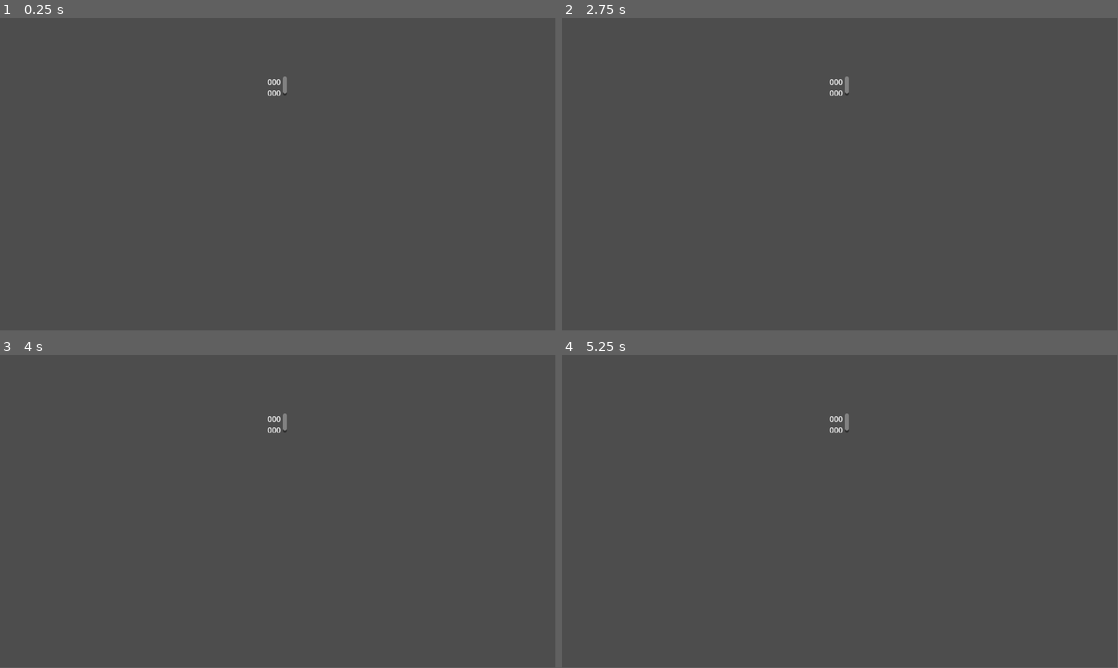
Above: before the commit, frames 1-4 (two rows, left to right).
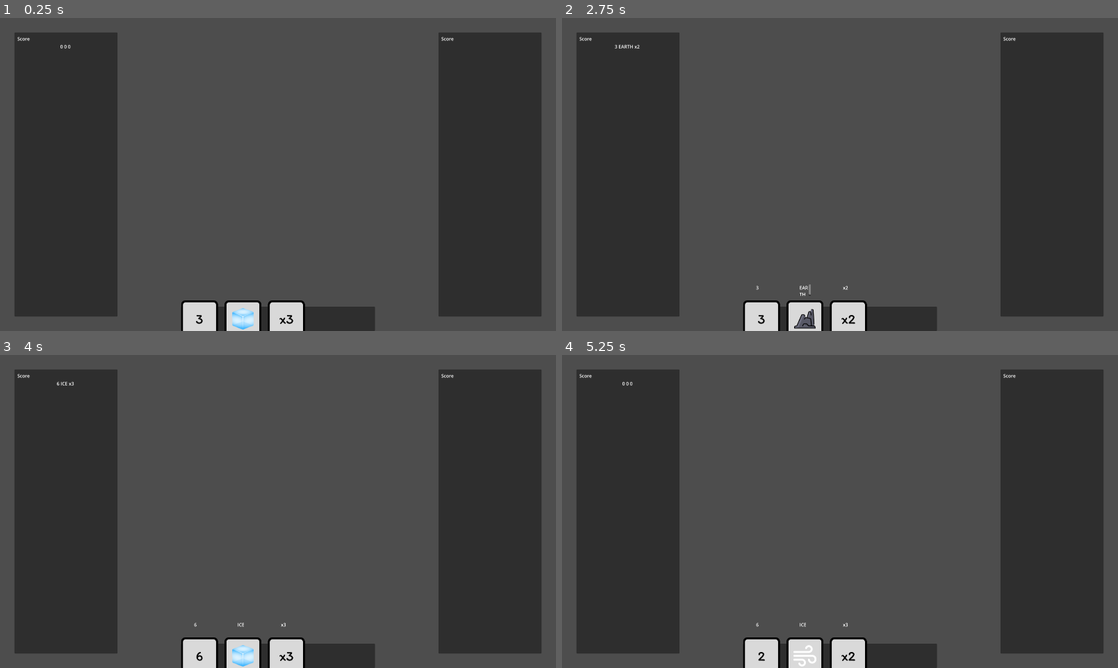
Above: after the commit, the same moments.

Repository: YosuaChrialMartono/game-development-game-jam
Game: Godot game, scene res://scenes/levels/Level.tscn
The game is run twice, just before and just after one commit, with the same random seed, the same clock (stepped at 60 frames per second) and the same inputs.
Inputs:
- Up to frame 1 (0.25 s): no input
- Up to frame 2 (2.75 s): tap Enter (ui_accept) at 0.5, 0.6, 0.77, 1.07, 1.25, 1.35, 1.52, 1.82, 2.1 s
- Up to frame 3 (4 s): tap Enter (ui_accept) at 2.85, 3.02, 3.32, 3.5, 3.6, 3.77 s
- Up to frame 4 (5.25 s): tap Enter (ui_accept) at 4.07, 4.25, 4.35, 4.52, 4.82, 5, 5.1 s
In our replay, the window is 799x449 before the commit and 800x450 after it. These sizes can differ from the game's own. Grey fills any space a smaller window leaves; there, only what the larger window draws over its background counts as a difference.

The runs differ from the first frame. In frame 1, 37% of the frame differs, in the area x 2-98%, y 4-100%; in frame 2, 37%; in frame 3, 37%; in frame 4, 37%.
Error before the commit: Invalid assignment of property or key 'dice_index' with value of type 'int' on a base object of type 'StaticBody2D'. (res://script/levels/level.gd:12)

Commit message:
Feat: Make window resizeable, add new layout to game, bind dice to bottom of screen

Diff:
--- a/project.godot
+++ b/project.godot
@@ -18,3 +18,11 @@
 [autoload]
 
 DiceGlobal="*res://script/dice_global.gd"
+
+[display]
+
+window/size/viewport_width=1920
+window/size/viewport_height=1080
+window/size/mode=2
+window/stretch/mode="viewport"
+window/stretch/aspect="expand"
--- a/scenes/characters/Dice.tscn
+++ b/scenes/characters/Dice.tscn
@@ -1,61 +1,62 @@
-[gd_scene load_steps=18 format=3 uid="uid://kd7d61atmfss"]
+[gd_scene load_steps=35 format=3 uid="uid://kd7d61atmfss"]
 
 [ext_resource type="Script" path="res://script/entities/dice.gd" id="1_euvij"]
-[ext_resource type="Texture2D" uid="uid://c0ldwt2tj180a" path="res://asset/Dice.png" id="2_cl5xw"]
-
-[sub_resource type="AtlasTexture" id="AtlasTexture_wf15q"]
-atlas = ExtResource("2_cl5xw")
+[ext_resource type="Texture2D" uid="uid://d1ksdop1g7qwp" path="res://asset/textures/Dice V1.png" id="2_7eweb"]
+[ext_resource type="Texture2D" uid="uid://0cktln1a8vig" path="res://asset/textures/Blank Dice.png" id="3_1pf5s"]
+
+[sub_resource type="AtlasTexture" id="AtlasTexture_r168r"]
+atlas = ExtResource("2_7eweb")
 region = Rect2(0, 0, 128, 128)
 
-[sub_resource type="AtlasTexture" id="AtlasTexture_uhsld"]
-atlas = ExtResource("2_cl5xw")
-region = Rect2(128, 0, 128, 128)
-
-[sub_resource type="AtlasTexture" id="AtlasTexture_k8qfm"]
-atlas = ExtResource("2_cl5xw")
-region = Rect2(0, 128, 128, 128)
-
-[sub_resource type="AtlasTexture" id="AtlasTexture_eu3f4"]
-atlas = ExtResource("2_cl5xw")
-region = Rect2(128, 128, 128, 128)
-
-[sub_resource type="AtlasTexture" id="AtlasTexture_8sqds"]
-atlas = ExtResource("2_cl5xw")
-region = Rect2(0, 256, 128, 128)
-
-[sub_resource type="AtlasTexture" id="AtlasTexture_ihkur"]
-atlas = ExtResource("2_cl5xw")
-region = Rect2(128, 256, 128, 128)
-
-[sub_resource type="AtlasTexture" id="AtlasTexture_lug2c"]
-atlas = ExtResource("2_cl5xw")
+[sub_resource type="AtlasTexture" id="AtlasTexture_sry5g"]
+atlas = ExtResource("2_7eweb")
+region = Rect2(131, 0, 128, 128)
+
+[sub_resource type="AtlasTexture" id="AtlasTexture_e3wyy"]
+atlas = ExtResource("2_7eweb")
+region = Rect2(262, 0, 128, 128)
+
+[sub_resource type="AtlasTexture" id="AtlasTexture_6gk7l"]
+atlas = ExtResource("2_7eweb")
+region = Rect2(393, 0, 128, 128)
+
+[sub_resource type="AtlasTexture" id="AtlasTexture_4xaiv"]
+atlas = ExtResource("2_7eweb")
+region = Rect2(524, 0, 128, 128)
+
+[sub_resource type="AtlasTexture" id="AtlasTexture_peodq"]
+atlas = ExtResource("2_7eweb")
+region = Rect2(655, 0, 128, 128)
+
+[sub_resource type="AtlasTexture" id="AtlasTexture_hi51s"]
+atlas = ExtResource("2_7eweb")
 region = Rect2(0, 0, 128, 128)
 
-[sub_resource type="AtlasTexture" id="AtlasTexture_86j3l"]
-atlas = ExtResource("2_cl5xw")
-region = Rect2(128, 0, 128, 128)
-
-[sub_resource type="AtlasTexture" id="AtlasTexture_1qy1f"]
-atlas = ExtResource("2_cl5xw")
-region = Rect2(0, 128, 128, 128)
-
-[sub_resource type="AtlasTexture" id="AtlasTexture_du7mg"]
-atlas = ExtResource("2_cl5xw")
-region = Rect2(128, 128, 128, 128)
-
-[sub_resource type="AtlasTexture" id="AtlasTexture_3pavb"]
-atlas = ExtResource("2_cl5xw")
-region = Rect2(0, 256, 128, 128)
-
-[sub_resource type="AtlasTexture" id="AtlasTexture_bgrdw"]
-atlas = ExtResource("2_cl5xw")
-region = Rect2(128, 256, 128, 128)
+[sub_resource type="AtlasTexture" id="AtlasTexture_mwjkk"]
+atlas = ExtResource("2_7eweb")
+region = Rect2(131, 0, 128, 128)
+
+[sub_resource type="AtlasTexture" id="AtlasTexture_8nd7a"]
+atlas = ExtResource("2_7eweb")
+region = Rect2(262, 0, 128, 128)
+
+[sub_resource type="AtlasTexture" id="AtlasTexture_bhqwp"]
+atlas = ExtResource("2_7eweb")
+region = Rect2(393, 0, 128, 128)
+
+[sub_resource type="AtlasTexture" id="AtlasTexture_s7582"]
+atlas = ExtResource("2_7eweb")
+region = Rect2(524, 0, 128, 128)
+
+[sub_resource type="AtlasTexture" id="AtlasTexture_y08ey"]
+atlas = ExtResource("2_7eweb")
+region = Rect2(655, 0, 128, 128)
 
 [sub_resource type="SpriteFrames" id="SpriteFrames_monup"]
 animations = [{
 "frames": [{
 "duration": 1.0,
-"texture": SubResource("AtlasTexture_wf15q")
+"texture": SubResource("AtlasTexture_r168r")
 }],
 "loop": true,
 "name": &"1",
@@ -63,7 +64,7 @@
 }, {
 "frames": [{
 "duration": 1.0,
-"texture": SubResource("AtlasTexture_uhsld")
+"texture": SubResource("AtlasTexture_sry5g")
 }],
 "loop": true,
 "name": &"2",
@@ -71,7 +72,7 @@
 }, {
 "frames": [{
 "duration": 1.0,
-"texture": SubResource("AtlasTexture_k8qfm")
+"texture": SubResource("AtlasTexture_e3wyy")
 }],
 "loop": true,
 "name": &"3",
@@ -79,7 +80,7 @@
 }, {
 "frames": [{
 "duration": 1.0,
-"texture": SubResource("AtlasTexture_eu3f4")
+"texture": SubResource("AtlasTexture_6gk7l")
 }],
 "loop": true,
 "name": &"4",
@@ -87,7 +88,7 @@
 }, {
 "frames": [{
 "duration": 1.0,
-"texture": SubResource("AtlasTexture_8sqds")
+"texture": SubResource("AtlasTexture_4xaiv")
 }],
 "loop": true,
 "name": &"5",
@@ -95,7 +96,7 @@
 }, {
 "frames": [{
 "duration": 1.0,
-"texture": SubResource("AtlasTexture_ihkur")
+"texture": SubResource("AtlasTexture_peodq")
 }],
 "loop": true,
 "name": &"6",
@@ -103,40 +104,205 @@
 }, {
 "frames": [{
 "duration": 1.0,
-"texture": SubResource("AtlasTexture_lug2c")
-}, {
-"duration": 1.0,
-"texture": SubResource("AtlasTexture_86j3l")
-}, {
-"duration": 1.0,
-"texture": SubResource("AtlasTexture_1qy1f")
-}, {
-"duration": 1.0,
-"texture": SubResource("AtlasTexture_du7mg")
-}, {
-"duration": 1.0,
-"texture": SubResource("AtlasTexture_3pavb")
-}, {
-"duration": 1.0,
-"texture": SubResource("AtlasTexture_bgrdw")
+"texture": SubResource("AtlasTexture_hi51s")
+}, {
+"duration": 1.0,
+"texture": SubResource("AtlasTexture_mwjkk")
+}, {
+"duration": 1.0,
+"texture": SubResource("AtlasTexture_8nd7a")
+}, {
+"duration": 1.0,
+"texture": SubResource("AtlasTexture_bhqwp")
+}, {
+"duration": 1.0,
+"texture": SubResource("AtlasTexture_s7582")
+}, {
+"duration": 1.0,
+"texture": SubResource("AtlasTexture_y08ey")
 }],
 "loop": true,
 "name": &"default",
 "speed": 15.0
 }]
 
+[sub_resource type="AtlasTexture" id="AtlasTexture_1gwaf"]
+atlas = ExtResource("2_7eweb")
+region = Rect2(131, 131, 128, 128)
+
+[sub_resource type="AtlasTexture" id="AtlasTexture_n8q8v"]
+atlas = ExtResource("2_7eweb")
+region = Rect2(393, 131, 128, 128)
+
+[sub_resource type="AtlasTexture" id="AtlasTexture_va3bl"]
+atlas = ExtResource("2_7eweb")
+region = Rect2(655, 131, 128, 128)
+
+[sub_resource type="AtlasTexture" id="AtlasTexture_xtw54"]
+atlas = ExtResource("2_7eweb")
+region = Rect2(131, 131, 128, 128)
+
+[sub_resource type="AtlasTexture" id="AtlasTexture_c30d1"]
+atlas = ExtResource("2_7eweb")
+region = Rect2(393, 131, 128, 128)
+
+[sub_resource type="AtlasTexture" id="AtlasTexture_k40fk"]
+atlas = ExtResource("2_7eweb")
+region = Rect2(655, 131, 128, 128)
+
+[sub_resource type="SpriteFrames" id="SpriteFrames_nc7w0"]
+animations = [{
+"frames": [{
+"duration": 1.0,
+"texture": SubResource("AtlasTexture_1gwaf")
+}, {
+"duration": 1.0,
+"texture": SubResource("AtlasTexture_n8q8v")
+}, {
+"duration": 1.0,
+"texture": SubResource("AtlasTexture_va3bl")
+}],
+"loop": true,
+"name": &"default",
+"speed": 10.0
+}, {
+"frames": [{
+"duration": 1.0,
+"texture": SubResource("AtlasTexture_xtw54")
+}],
+"loop": false,
+"name": &"x1.5",
+"speed": 5.0
+}, {
+"frames": [{
+"duration": 1.0,
+"texture": SubResource("AtlasTexture_c30d1")
+}],
+"loop": true,
+"name": &"x2",
+"speed": 5.0
+}, {
+"frames": [{
+"duration": 1.0,
+"texture": SubResource("AtlasTexture_k40fk")
+}],
+"loop": true,
+"name": &"x3",
+"speed": 5.0
+}]
+
+[sub_resource type="AtlasTexture" id="AtlasTexture_wx1ti"]
+atlas = ExtResource("2_7eweb")
+region = Rect2(131, 262, 128, 128)
+
+[sub_resource type="AtlasTexture" id="AtlasTexture_mdmj6"]
+atlas = ExtResource("2_7eweb")
+region = Rect2(393, 262, 128, 128)
+
+[sub_resource type="AtlasTexture" id="AtlasTexture_uer88"]
+atlas = ExtResource("2_7eweb")
+region = Rect2(0, 262, 128, 128)
+
+[sub_resource type="AtlasTexture" id="AtlasTexture_txego"]
+atlas = ExtResource("2_7eweb")
+region = Rect2(262, 262, 128, 128)
+
+[sub_resource type="AtlasTexture" id="AtlasTexture_dubvv"]
+atlas = ExtResource("2_7eweb")
+region = Rect2(0, 262, 128, 128)
+
+[sub_resource type="AtlasTexture" id="AtlasTexture_t5sl4"]
+atlas = ExtResource("2_7eweb")
+region = Rect2(131, 262, 128, 128)
+
+[sub_resource type="AtlasTexture" id="AtlasTexture_8nfyd"]
+atlas = ExtResource("2_7eweb")
+region = Rect2(262, 262, 128, 128)
+
+[sub_resource type="AtlasTexture" id="AtlasTexture_h8857"]
+atlas = ExtResource("2_7eweb")
+region = Rect2(393, 262, 128, 128)
+
+[sub_resource type="SpriteFrames" id="SpriteFrames_r718c"]
+animations = [{
+"frames": [{
+"duration": 1.0,
+"texture": SubResource("AtlasTexture_wx1ti")
+}],
+"loop": true,
+"name": &"AIR",
+"speed": 5.0
+}, {
+"frames": [{
+"duration": 1.0,
+"texture": SubResource("AtlasTexture_mdmj6")
+}],
+"loop": true,
+"name": &"EARTH",
+"speed": 5.0
+}, {
+"frames": [{
+"duration": 1.0,
+"texture": SubResource("AtlasTexture_uer88")
+}],
+"loop": false,
+"name": &"FIRE",
+"speed": 5.0
+}, {
+"frames": [{
+"duration": 1.0,
+"texture": SubResource("AtlasTexture_txego")
+}],
+"loop": true,
+"name": &"ICE",
+"speed": 5.0
+}, {
+"frames": [{
+"duration": 1.0,
+"texture": SubResource("AtlasTexture_dubvv")
+}, {
+"duration": 1.0,
+"texture": SubResource("AtlasTexture_t5sl4")
+}, {
+"duration": 1.0,
+"texture": SubResource("AtlasTexture_8nfyd")
+}, {
+"duration": 1.0,
+"texture": SubResource("AtlasTexture_h8857")
+}],
+"loop": true,
+"name": &"default",
+"speed": 15.0
+}]
+
 [sub_resource type="RectangleShape2D" id="RectangleShape2D_dvlxd"]
 size = Vector2(128, 128)
 
 [sub_resource type="SystemFont" id="SystemFont_prs81"]
 font_names = PackedStringArray("Helvetica Rounded")
+subpixel_positioning = 0
 
 [node name="Dice" type="StaticBody2D"]
 script = ExtResource("1_euvij")
 
-[node name="AnimatedSprite2D" type="AnimatedSprite2D" parent="."]
+[node name="BlankSprite" type="Sprite2D" parent="."]
+texture = ExtResource("3_1pf5s")
+
+[node name="NumberDiceSprite" type="AnimatedSprite2D" parent="."]
+visible = false
 sprite_frames = SubResource("SpriteFrames_monup")
-animation = &"1"
+frame = 2
+frame_progress = 0.904792
+
+[node name="MultiplierDiceSprite" type="AnimatedSprite2D" parent="."]
+visible = false
+sprite_frames = SubResource("SpriteFrames_nc7w0")
+animation = &"x3"
+
+[node name="ElementalDiceSprite" type="AnimatedSprite2D" parent="."]
+visible = false
+sprite_frames = SubResource("SpriteFrames_r718c")
+animation = &"ICE"
 
 [node name="CollisionShape2D" type="CollisionShape2D" parent="."]
 position = Vector2(0.5, 0)
--- a/scenes/levels/Level.tscn
+++ b/scenes/levels/Level.tscn
@@ -1,28 +1,109 @@
-[gd_scene load_steps=3 format=3 uid="uid://brg5dfwudp3c7"]
+[gd_scene load_steps=2 format=3 uid="uid://brg5dfwudp3c7"]
 
 [ext_resource type="Script" path="res://script/levels/level.gd" id="1_y3gc1"]
 
-[sub_resource type="RectangleShape2D" id="RectangleShape2D_po2p6"]
-size = Vector2(980, 20)
-
-[node name="Node2D" type="Node2D"]
+[node name="Level" type="Control"]
+layout_mode = 3
+anchors_preset = 15
+anchor_right = 1.0
+anchor_bottom = 1.0
+grow_horizontal = 2
+grow_vertical = 2
 script = ExtResource("1_y3gc1")
 
-[node name="StaticBody2D" type="StaticBody2D" parent="."]
-position = Vector2(-2, 202)
+[node name="MarginContainer" type="MarginContainer" parent="."]
+layout_mode = 1
+anchors_preset = 9
+anchor_bottom = 1.0
+offset_right = 456.0
+grow_vertical = 2
+theme_override_constants/margin_left = 50
+theme_override_constants/margin_top = 50
+theme_override_constants/margin_right = 50
+theme_override_constants/margin_bottom = 50
 
-[node name="CollisionShape2D" type="CollisionShape2D" parent="StaticBody2D"]
-position = Vector2(15, 0)
-shape = SubResource("RectangleShape2D_po2p6")
+[node name="Panel" type="Panel" parent="MarginContainer"]
+layout_mode = 2
 
-[node name="Camera2D" type="Camera2D" parent="."]
+[node name="MarginContainer" type="MarginContainer" parent="MarginContainer/Panel"]
+layout_mode = 1
+anchors_preset = 15
+anchor_right = 1.0
+anchor_bottom = 1.0
+grow_horizontal = 2
+grow_vertical = 2
+theme_override_constants/margin_left = 10
+theme_override_constants/margin_top = 10
+theme_override_constants/margin_right = 10
+theme_override_constants/margin_bottom = 10
 
-[node name="Score" type="RichTextLabel" parent="."]
-offset_left = -21.0
-offset_top = -203.0
-offset_right = 19.0
-offset_bottom = -163.0
+[node name="VBoxContainer" type="VBoxContainer" parent="MarginContainer/Panel/MarginContainer"]
+layout_mode = 2
+size_flags_horizontal = 3
 
-[node name="Label" type="Label" parent="."]
-offset_right = 40.0
-offset_bottom = 23.0
+[node name="Label" type="Label" parent="MarginContainer/Panel/MarginContainer/VBoxContainer"]
+layout_mode = 2
+text = "Score"
+
+[node name="Score" type="RichTextLabel" parent="MarginContainer/Panel/MarginContainer/VBoxContainer"]
+custom_minimum_size = Vector2(100, 100)
+layout_mode = 2
+size_flags_vertical = 0
+bbcode_enabled = true
+
+[node name="DiceParent" type="Panel" parent="."]
+layout_mode = 1
+anchors_preset = 7
+anchor_left = 0.5
+anchor_top = 1.0
+anchor_right = 0.5
+anchor_bottom = 1.0
+offset_left = -335.0
+offset_top = -84.0
+offset_right = 335.0
+grow_horizontal = 2
+grow_vertical = 0
+size_flags_vertical = 10
+
+[node name="MarginContainer2" type="MarginContainer" parent="."]
+layout_mode = 1
+anchors_preset = 11
+anchor_left = 1.0
+anchor_right = 1.0
+anchor_bottom = 1.0
+offset_left = -456.0
+grow_horizontal = 0
+grow_vertical = 2
+theme_override_constants/margin_left = 50
+theme_override_constants/margin_top = 50
+theme_override_constants/margin_right = 50
+theme_override_constants/margin_bottom = 50
+
+[node name="Panel" type="Panel" parent="MarginContainer2"]
+layout_mode = 2
+
+[node name="MarginContainer" type="MarginContainer" parent="MarginContainer2/Panel"]
+layout_mode = 1
+anchors_preset = 15
+anchor_right = 1.0
+anchor_bottom = 1.0
+grow_horizontal = 2
+grow_vertical = 2
+theme_override_constants/margin_left = 10
+theme_override_constants/margin_top = 10
+theme_override_constants/margin_right = 10
+theme_override_constants/margin_bottom = 10
+
+[node name="VBoxContainer" type="VBoxContainer" parent="MarginContainer2/Panel/MarginContainer"]
+layout_mode = 2
+size_flags_horizontal = 3
+
+[node name="Label" type="Label" parent="MarginContainer2/Panel/MarginContainer/VBoxContainer"]
+layout_mode = 2
+text = "Score"
+
+[node name="Score" type="RichTextLabel" parent="MarginContainer2/Panel/MarginContainer/VBoxContainer"]
+custom_minimum_size = Vector2(100, 100)
+layout_mode = 2
+size_flags_vertical = 0
+bbcode_enabled = true
--- a/script/dice_global.gd
+++ b/script/dice_global.gd
@@ -4,26 +4,27 @@
 	NUMBER, MULTIPLIER, ELEMENT, WEAPON
 }
 
-var ActiveDice: Array = [
-	Dice.new(DICE_TYPE.NUMBER),
-	Dice.new(DICE_TYPE.ELEMENT),
-	Dice.new(DICE_TYPE.ELEMENT),
-	Dice.new(DICE_TYPE.ELEMENT),
-	Dice.new(DICE_TYPE.ELEMENT),
-	Dice.new(DICE_TYPE.ELEMENT),
+const INIT_NUMBER_VALUES = [1,2,3,4,5,6]
+const INIT_MULTIPLIER_VALUES = ["x1.5", "x2", "x3"]
+const INIT_ELEMENT_VALUES = ["FIRE", "ICE", "EARTH", "AIR"]
+
+var active_dice: Array = [
+	DICE_TYPE.NUMBER,
+	DICE_TYPE.ELEMENT,
+	DICE_TYPE.MULTIPLIER,
 ]
 
-func add_dice(newDice: Dice) -> void:
-	ActiveDice.append(newDice)
+func add_dice(new_dice: Dice) -> void:
+	active_dice.append(new_dice)
 
-var DiceValue = []
+var dice_value = []
 
-func add_dice_value(diceValue, index) -> void:
+func add_dice_value(new_value, index) -> void:
 	# check if index exist
-	if DiceValue.size() > index:
-		DiceValue[index] = diceValue
+	if dice_value.size() > index:
+		dice_value[index] = new_value
 
 
 func reset_dice_value() -> void:
-	for i in range(DiceValue.size()):
-		DiceValue[i] = 0
+	for i in range(dice_value.size()):
+		dice_value[i] = 0
--- a/script/entities/dice.gd
+++ b/script/entities/dice.gd
@@ -2,20 +2,44 @@
 
 class_name Dice
 
-@export var dice_index : int = 0
-@onready var type: DiceGlobal.DICE_TYPE
-@onready var animated_sprite = $AnimatedSprite2D
-@onready var diceScoreLabel = $DiceScore
+const dice_type_enum = DiceGlobal.DICE_TYPE
+const SIZE := Vector2(128,128)
 
-func _init(typeConstructor:DiceGlobal.DICE_TYPE) -> void:
-	var type: DiceGlobal.DICE_TYPE = typeConstructor
+@export var type: dice_type_enum
+@export var dice_index: int
+@onready var animated_sprite: AnimatedSprite2D
+@onready var dice_score_label = $DiceScore
+@onready var is_rolling = false  # Track if the dice are rolling
+
+@onready var number_dice_sprite = $NumberDiceSprite
+@onready var mult_dice_sprite = $MultiplierDiceSprite
+@onready var element_dice_sprite = $ElementalDiceSprite
+
+func _ready() -> void:
+	#print_debug("Dice READY: " + name)
+	#print_debug("Type: ", type)
+	#print_debug("Index: ", dice_index)
+	#print_debug(dice_type_enum.NUMBER)
+	#print_debug(dice_type_enum.MULTIPLIER)
+	#print_debug(dice_type_enum.ELEMENT)
+
+	if type == dice_type_enum.NUMBER:
+		animated_sprite = number_dice_sprite
+	elif type == dice_type_enum.MULTIPLIER:
+		animated_sprite = mult_dice_sprite
+	elif type == dice_type_enum.ELEMENT:
+		animated_sprite = element_dice_sprite
+
+	animated_sprite.visible = true
+	$BlankSprite.visible = false
 
 func _process(delta) -> void:
 	# Ensure input is only detected once per press
 	if Input.is_action_just_pressed("ui_accept") and not is_rolling:
+		print_debug("rolling dice")
 		roll_dice()
 
-var is_rolling = false  # Track if the dice are rolling
+
 func roll_dice() -> void:
 	is_rolling = true  # Lock rolling
 
@@ -23,12 +47,23 @@
 	await get_tree().create_timer(1.0).timeout  # Simulate rolling time
 
 	var random_number = randi_range(1, 6)
-	DiceGlobal.add_dice_value(random_number, dice_index)
-
-	animated_sprite.play(str(random_number))
+	var dice_roll_value = get_value(random_number)
+	print_debug(dice_roll_value)
+	animated_sprite.play(dice_roll_value)
 
 	# Ensure the label exists before modifying its text
-	if diceScoreLabel:
-		diceScoreLabel.text = str(random_number)
+	if dice_score_label:
+		dice_score_label.text = dice_roll_value
 
+	DiceGlobal.add_dice_value(dice_roll_value, dice_index)
 	is_rolling = false  # Unlock rolling after completion
+
+func get_value(index) -> String:
+	if type == dice_type_enum.NUMBER:
+		return str(index)
+	elif type == dice_type_enum.MULTIPLIER:
+		return DiceGlobal.INIT_MULTIPLIER_VALUES[index % 3]
+	elif type == dice_type_enum.ELEMENT:
+		return DiceGlobal.INIT_ELEMENT_VALUES[index % 4]
+	else:
+		return ""
--- a/script/levels/level.gd
+++ b/script/levels/level.gd
@@ -1,16 +1,25 @@
 extends Node
 
-@onready var score = $Score
+@onready var score = $MarginContainer/Panel/MarginContainer/VBoxContainer/Score
+@onready var dice_parent: Panel = $DiceParent
 
 const DICE_SCENE = preload("res://scenes/characters/Dice.tscn")
 
 func renderDice() -> void:
-	for i:int in range(DiceGlobal.ActiveDice.size()):
+	var dice_count = DiceGlobal.active_dice.size()
+	var spacing = 150
+
+	# Calculate starting x position so dice are centered
+	var total_width = (dice_count * Dice.SIZE.x) + (dice_count - 1) * spacing
+	#var start_x = (x - total_width) / 2  # Centering logic
+
+	for i:int in range(DiceGlobal.active_dice.size()):
 		var child = DICE_SCENE.instantiate()
-		child.position = Vector2(i * 150, 0)
+		child.position = Vector2( 64 + i * spacing, dice_parent.size.y / 2)  # 70% down the screen
 		child.name = "Dice" + str(i)
+		child.type = DiceGlobal.active_dice[i]
 		child.dice_index = i
-		add_child(child)
+		dice_parent.add_child(child)
 
 func _input(event):
 	# Reset dice values
@@ -20,8 +29,10 @@
 func _ready() -> void:
 	print_debug("level ready")
 	renderDice()
-	for i:int in range(DiceGlobal.ActiveDice.size()):
-		DiceGlobal.DiceValue.append(0)
+
+	# Init dice value array with appropriate size
+	for i:int in range(DiceGlobal.active_dice.size()):
+		DiceGlobal.dice_value.append(0)
 
 func _process(delta: float) -> void:
 	#var totalValue = 0
@@ -31,6 +42,10 @@
 	#score.text = str(totalValue)
 	#print_debug(DiceGlobal.DiceValue)
 	var valueText = ""
-	for value in DiceGlobal.DiceValue:
-		valueText += str(value)
-	score.text = valueText
+	for value in DiceGlobal.dice_value:
+		valueText += str(value) + " "
+	score.text = "[center]%s[/center]" % valueText
+
+#func _notification(what):
+	#if what == NOTIFICATION_RESIZED:
+		#renderDice()  # Recalculate positions on resize
Binary file added: asset/textures/Blank Dice.png
Not shown, added: asset/textures/Blank Dice.png.import
